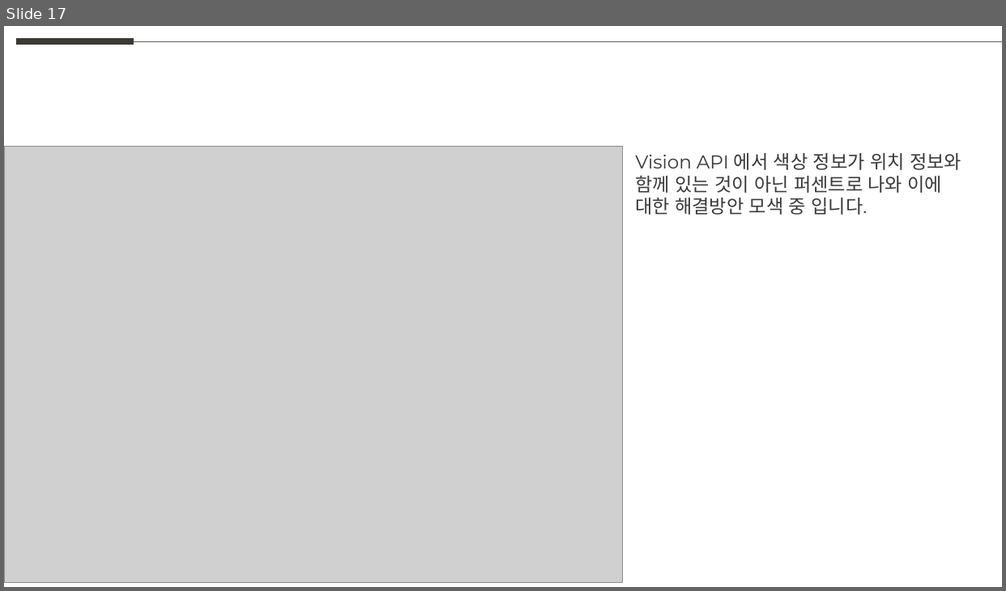
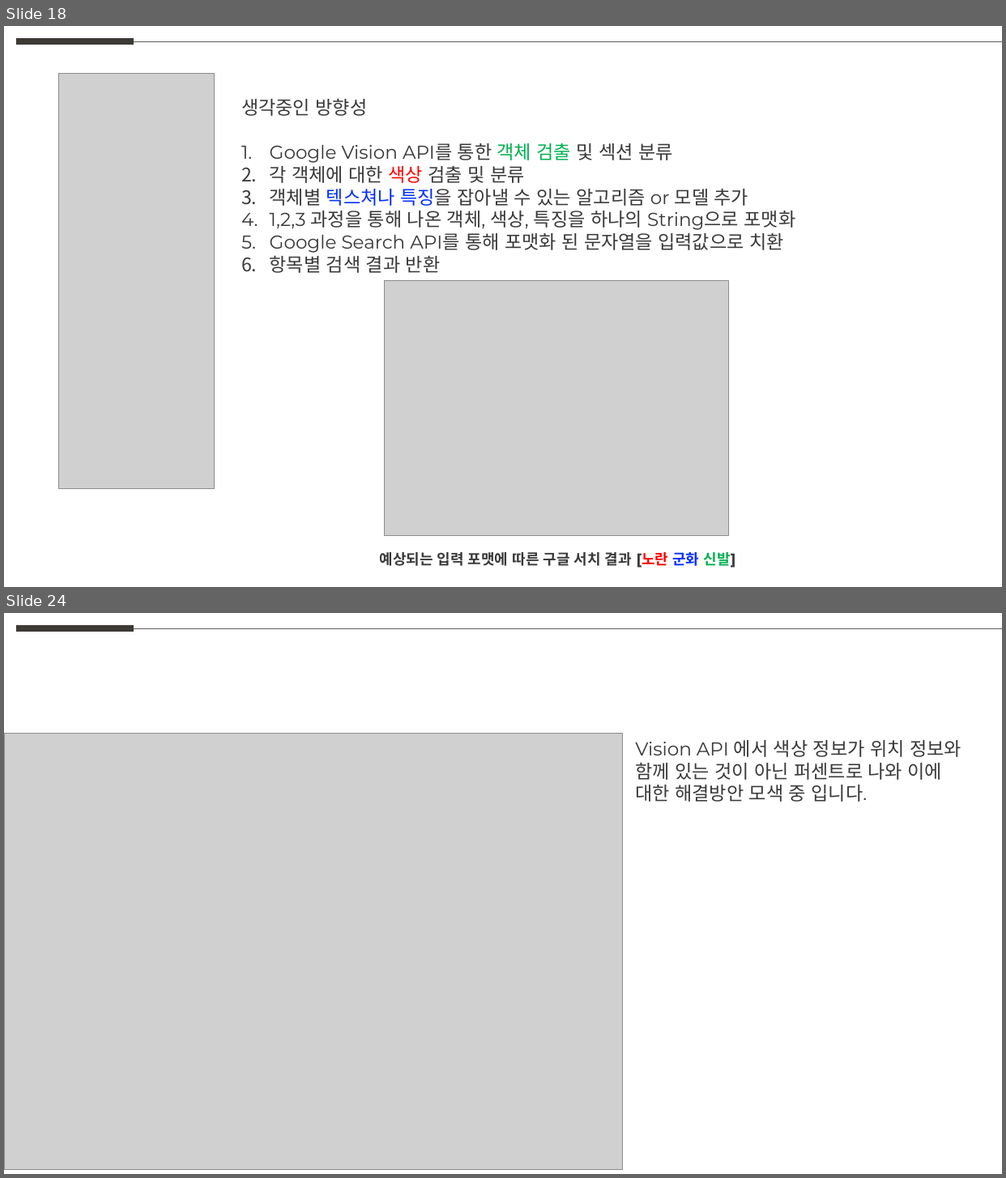
Before and after one commit to weaknessHero/Project_AvatarS, a slide deck: 발표자료/PPT_230727.pptx. Shown one above the other, each under a label of ours: slide 17 before the commit, slides 18 and 24 after it; the slides between them are not shown. The pictures are 1006x591 and 1006x1178 pixels, drawn with LibreOffice and Linux fonts; fonts in the diff are those of the drawing; grey boxes stand for pictures. Boxes give left, top, right and bottom in pixels: in the first picture for what was removed or moved away, otherwise in the second. Text is boxed around its words. In the diff, an @@ line names an element or a change of style, - is before the commit and + after.

```diff
--- a/발표자료/PPT_230727.pptx
+++ b/발표자료/PPT_230727.pptx
@@ slide 18 added at [4, 26, 1002, 587], background #FFFFFF @@
@@ line added from (17, 41) to (134, 41), #3D3A35 6 pt @@
@@ line added from (134, 41) to (1002, 41), #5F5F5D 0.5 pt @@
@@ picture added at [58, 73, 215, 489] @@
@@ text added at [241, 98, 796, 273], 18 pt, text #3A3838 @@
+생각중인 방향성
+1. Google Vision API를 통한 객체 검출 및 섹션 분류
+2. 각 객체에 대한 색상 검출 및 분류
+3. 객체별 텍스쳐나 특징을 잡아낼 수 있는 알고리즘 or 모델 추가
+4. 1,2,3 과정을 통해 나온 객체, 색상, 특징을 하나의 String으로 포맷화
+5. Google Search API를 통해 포맷화 된 문자열을 입력값으로 치환
+6. 항목별 검색 결과 반환
@@ picture added at [385, 281, 729, 536] @@
@@ text added at [380, 552, 736, 568], 14 pt, text #3A3838, bold @@
+예상되는 입력 포맷에 따른 구글 서치 결과 [노란 군화 신발]
@@ what was slide 17 is now slide 24 @@
```
Also in this commit, not shown: 3 slides changed, 6 other slides added, 3 slides removed, 2 other files.
